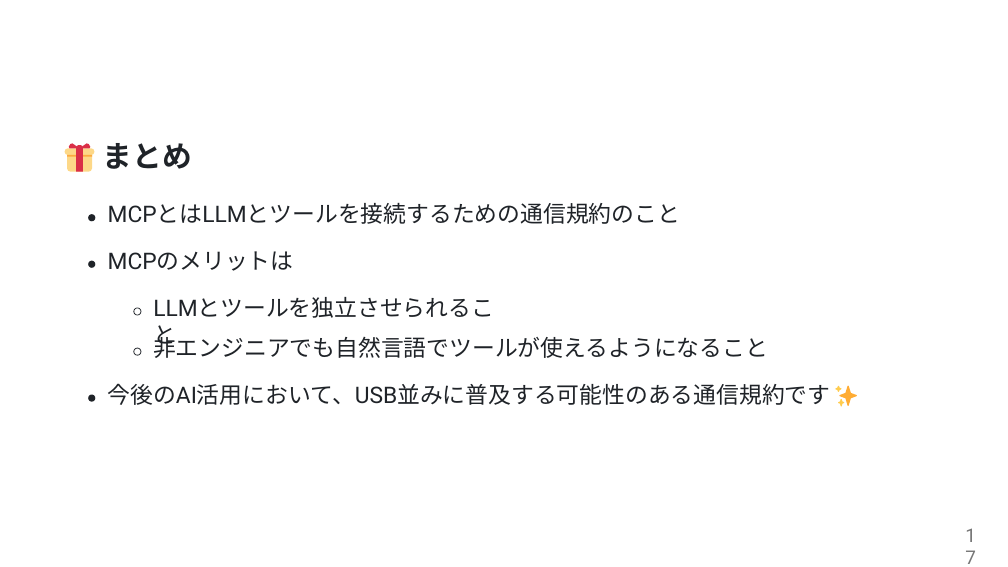
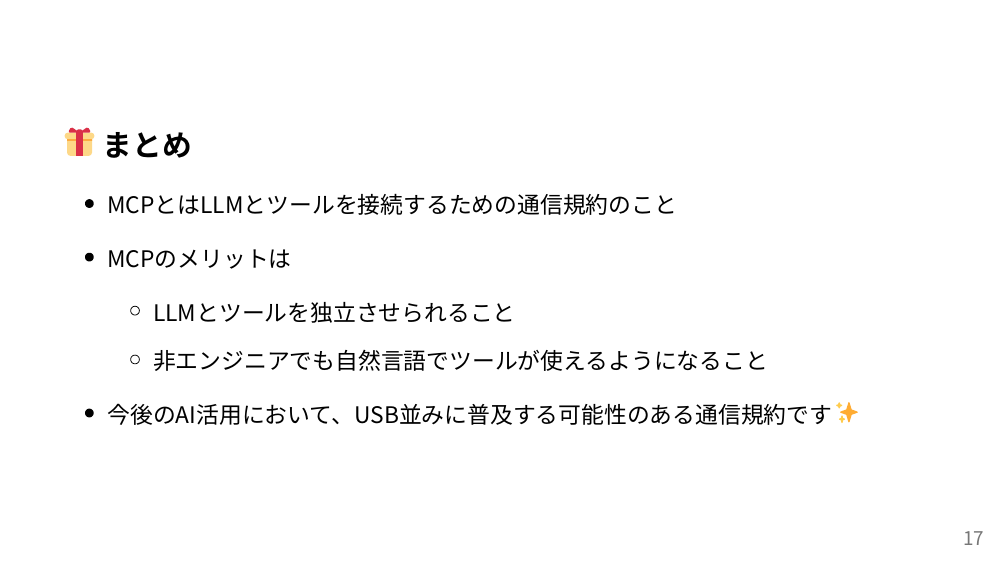
Before and after one commit to ShunsukeTamura06/mcp-study-materials, a slide deck: slide 17 of mcp-introduction.pptx. Drawn at 1008x567 pixels with LibreOffice and Linux fonts; fonts in the diff are those of the drawing. Boxes give left, top, right and bottom in pixels: in the first picture for what was removed or moved away, otherwise in the second. Text is boxed around its words. In the diff, an @@ line names an element or a change of style, - is before the commit and + after.

```diff
--- a/mcp-introduction.pptx
+++ b/mcp-introduction.pptx
@@ 5 freeform shapes: place and size @@
-5 freeform shapes at [64, 143, 95, 172]
+5 freeform shapes at [64, 128, 95, 157]
@@ text "まとめ": place and size @@
-text "まとめ" at [103, 143, 192, 169]
+text "まとめ" at [103, 132, 192, 158]
@@ text "まとめ" at [103, 132, 192, 158]: font Arial to Noto Sans CJK JP, text colour #1F2328 to #000000 @@
@@ freeform shape: place and size @@
-freeform shape at [88, 214, 95, 221]
+freeform shape at [85, 200, 93, 208]
@@ text added at [107, 193, 677, 215], 21.7 pt, text #000000 @@
+MCPとはLLMとツールを接続するための通信規約のこと
@@ text removed at [108, 203, 680, 224] @@
-MCPとはLLMとツールを接続するための通信規約のこと
@@ freeform shape: place and size @@
-freeform shape at [88, 261, 95, 268]
+freeform shape at [85, 253, 93, 261]
@@ text added at [107, 249, 291, 269], 21.7 pt, text #000000 @@
+MCPのメリットは
@@ text removed at [108, 251, 294, 271] @@
-MCPのメリットは
@@ text removed at [154, 294, 517, 324] @@
-LLMとツールを独⽴させられること
@@ freeform shape at [131, 306, 139, 315]: outline #1F2328 0.74 pt to #000000 0.74 pt; outline redrawn @@
@@ text added at [153, 302, 516, 323], 21.7 pt, text #000000 @@
+LLMとツールを独立させられること
@@ freeform shape: place and size @@
-freeform shape at [134, 348, 141, 355]
+freeform shape at [131, 355, 139, 364]
@@ freeform shape at [131, 355, 139, 364]: outline #1F2328 0.74 pt to #000000 0.74 pt @@
@@ text at [153, 350, 768, 371]: text changed; font Lato to Noto Sans CJK JP; text colour #1F2328 to #000000 @@
-⾮エンジニアでも⾃然⾔語でツールが使えるようになること
+非エンジニアでも自然言語でツールが使えるようになること
@@ text removed at [107, 383, 830, 405] @@
-今後のAI活⽤において、USB並みに普及する可能性のある通信規約です
@@ fill #1F2328 to #000000 in 3 elements at [85, 253, 93, 261], [85, 200, 93, 208], [85, 409, 93, 417] @@
@@ freeform shape: place and size @@
-freeform shape at [88, 395, 95, 402]
+freeform shape at [85, 409, 93, 417]
@@ text added at [107, 403, 832, 425], 21.7 pt, text #000000 @@
+今後のAI活用において、USB並みに普及する可能性のある通信規約です
@@ freeform shape: place and size @@
-freeform shape at [836, 386, 845, 406]
+freeform shape at [836, 402, 845, 423]
@@ freeform shape: place and size @@
-freeform shape at [839, 386, 857, 406]
+freeform shape at [840, 402, 858, 423]
@@ text "17" at [963, 531, 984, 545]: font Roboto to Noto Sans CJK JP @@
```
Also in this commit, not shown: 17 other slides changed, 1 slide added, 1 slide removed, 1 other file.
